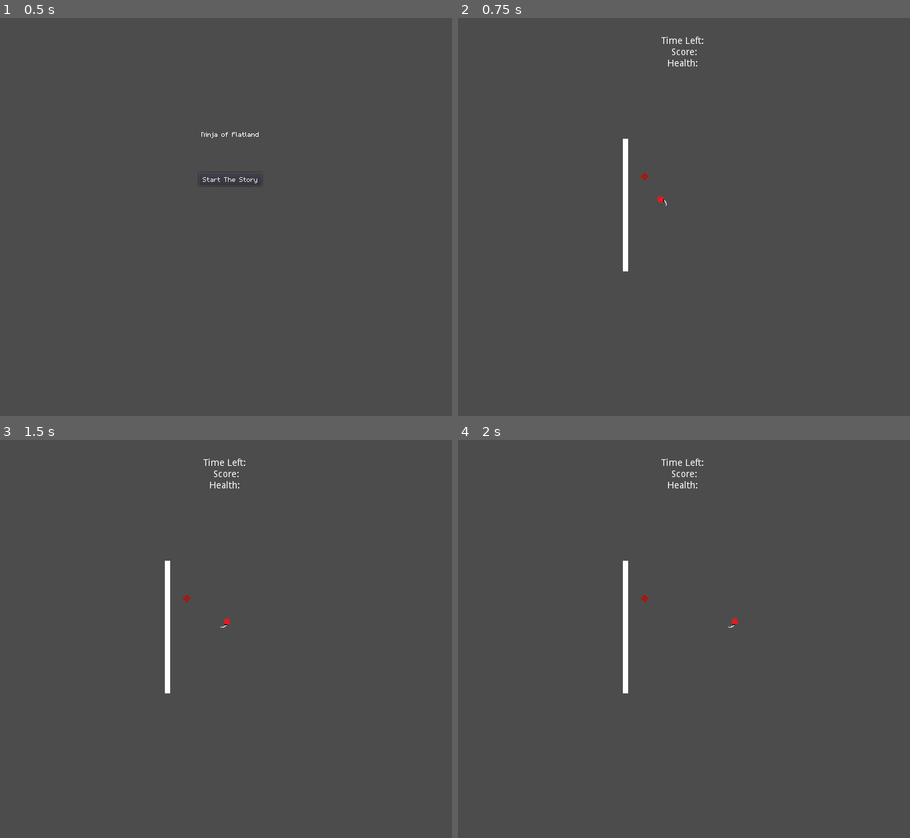
Above: before the commit, frames 1-4 (two rows, left to right).
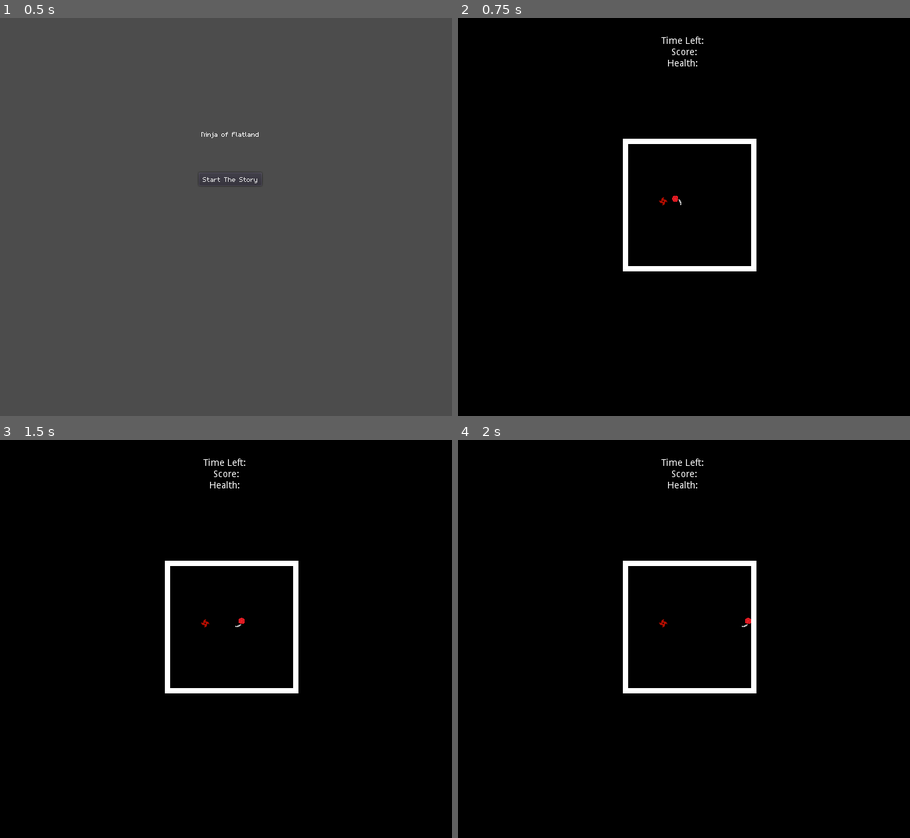
Above: after the commit, the same moments.

Repository: bsu-cs315/Final_Project_Group5
Game: Godot game, scene res://Scenes/TitleScreen.tscn
Two runs of this game, one before a commit and one after it. Both use one fixed random seed, a clock stepped at 60 frames per second and the inputs below.
Inputs:
- Up to frame 1 (0.5 s): no input
- Up to frame 2 (0.75 s): click "Start The Story" at 0.5 s
- Up to frame 3 (1.5 s): tap Enter at 1.25 s; hold Right (move_right) from 1.28 s (still down); tap R (reAwaken) at 1.35 s
- Up to frame 4 (2 s): keep holding Right (move_right)

Frame 1 is identical in both runs. In frame 2, 100% of the frame differs, in the area x 0-100%, y 0-100%; in frame 3, 100%; in frame 4, 100%.

Commit message:
Made better structure for bullets and waves. Made bullets that damage the player object remove themselves.

Diff:
--- a/project/Player.gd
+++ b/project/Player.gd
@@ -7,12 +7,14 @@
 
 var _velocity : Vector2 = Vector2.ZERO
 var _speed : int = 150
-var health : int = 3
+var health : int = 10
 
 const _invulnerabilityPeriod = 3  # The length of time the player will be invulnerable for after taking damage, in seconds.
 const _invulnerabilityFlashPeriod = 0.2
 var _invulnerabilityTimer = 0  # The variable used to actually keep track of invulnerability
 var _invulnerabilityFlashTimer = 0.2
+
+signal playerDamaged(bullet)  # Used to send a signal back to a bullet which has damaged a player to tell it to remove itself
 
 
 func _physics_process(_delta):
@@ -50,6 +52,8 @@
 			print("Player HP: " + str(health))
 			_invulnerabilityTimer = _invulnerabilityPeriod
 			_invulnerabilityFlashTimer = _invulnerabilityFlashPeriod
+			connect("playerDamaged", area, "bulletRemovalTrigger")  # connects to the specific bullet that damaged the player
+			emit_signal("playerDamaged")  # sends bullet removal signal to the bullet that did damage
 		else:
 			print("Still invulnerable!")
 		if(health == 0):
--- a/project/Player.tscn
+++ b/project/Player.tscn
@@ -30,6 +30,7 @@
 
 [node name="AudioStreamPlayer" type="AudioStreamPlayer" parent="."]
 stream = ExtResource( 3 )
+volume_db = -7.0
 
 [connection signal="area_entered" from="Area2D" to="." method="_on_Area2D_area_entered"]
 [connection signal="timeout" from="AfterTime" to="." method="_on_AfterTime_timeout"]
--- a/project/Scenes/Level2.tscn
+++ b/project/Scenes/Level2.tscn
@@ -1,21 +1,44 @@
-[gd_scene load_steps=5 format=2]
+[gd_scene load_steps=7 format=2]
 
 [ext_resource path="res://Player.tscn" type="PackedScene" id=1]
 [ext_resource path="res://HUD.tscn" type="PackedScene" id=2]
 [ext_resource path="res://BulletBoxWall.tscn" type="PackedScene" id=3]
 [ext_resource path="res://ThrowingStar.tscn" type="PackedScene" id=4]
+[ext_resource path="res://sprites/black_pixel.png" type="Texture" id=5]
+[ext_resource path="res://WaveShruiken.tscn" type="PackedScene" id=6]
 
 [node name="Level2" type="Node2D"]
+
+[node name="Background" type="Sprite" parent="."]
+position = Vector2( 340, 300 )
+scale = Vector2( 680, 600 )
+texture = ExtResource( 5 )
 
 [node name="HUD" parent="." instance=ExtResource( 2 )]
 
 [node name="Player" parent="." instance=ExtResource( 1 )]
-position = Vector2( 308, 277 )
+position = Vector2( 330, 276 )
 
-[node name="Background" type="Sprite" parent="."]
+[node name="ThrowingStar" parent="." instance=ExtResource( 4 )]
+position = Vector2( 40, 38 )
 
-[node name="BulletBoxWall" parent="." instance=ExtResource( 3 )]
+[node name="Arena" type="Node2D" parent="."]
+__meta__ = {
+"_edit_group_": true
+}
+
+[node name="BulletBoxWall" parent="Arena" instance=ExtResource( 3 )]
 position = Vector2( 252, 282 )
 
-[node name="ThrowingStar" parent="." instance=ExtResource( 4 )]
-position = Vector2( 281, 239 )
+[node name="BulletBoxWall2" parent="Arena" instance=ExtResource( 3 )]
+position = Vector2( 349, 186 )
+rotation = 1.5708
+
+[node name="BulletBoxWall3" parent="Arena" instance=ExtResource( 3 )]
+position = Vector2( 445, 282 )
+
+[node name="BulletBoxWall4" parent="Arena" instance=ExtResource( 3 )]
+position = Vector2( 348, 378 )
+rotation = 1.5708
+
+[node name="WaveShruiken" parent="." instance=ExtResource( 6 )]
--- a/project/Scenes/ReAwakening.gd
+++ b/project/Scenes/ReAwakening.gd
@@ -1,6 +1,6 @@
 extends Node2D
 
-func _process(delta):
+func _process(_delta):
 	if($OverlayButton.check == 1):
 		$Before.visible = false
 		$After.visible = true
--- a/project/Scenes/TitleScreen.gd
+++ b/project/Scenes/TitleScreen.gd
@@ -12,5 +12,5 @@
 
 func _on_TimePerLetter_timeout():
 	timer.visible_characters += 1
-	if(timer.visible_characters == 1):
+	if(timer.visible_characters == 1):  # revert to 260 when not testing
 		get_tree().change_scene("res://Scenes/Level2.tscn")
--- a/project/ThrowingStar.gd
+++ b/project/ThrowingStar.gd
@@ -1,3 +1,12 @@
 extends Area2D
+
+func _ready():
+	self.position.x = rand_range(250, 450)
+	self.position.y = rand_range(200, 300)
+
 func _process(delta):
 	rotation_degrees =  rotation_degrees + (-delta * 360)
+
+
+func bulletRemovalTrigger():
+	self.queue_free()
--- /dev/null
+++ b/project/WaveShruiken.gd
@@ -0,0 +1,14 @@
+extends Node2D
+const bulletFactory = preload("res://ThrowingStar.tscn")
+
+const _spawnInterval = 3
+var _spawnTimer = 0
+
+# Called every frame. 'delta' is the elapsed time since the previous frame.
+func _process(delta):
+	_spawnTimer = _spawnTimer + delta
+	if _spawnTimer >= _spawnInterval:
+		print("time to spawn a bullet!")
+		_spawnTimer = 0
+		var bullet = bulletFactory.instance()
+		self.add_child(bullet)
--- /dev/null
+++ b/project/WaveShruiken.tscn
@@ -0,0 +1,6 @@
+[gd_scene load_steps=2 format=2]
+
+[ext_resource path="res://WaveShruiken.gd" type="Script" id=1]
+
+[node name="WaveShruiken" type="Node2D"]
+script = ExtResource( 1 )
Binary file added: project/sprites/black_pixel.png
Not shown, added: project/sprites/black_pixel.png.import
